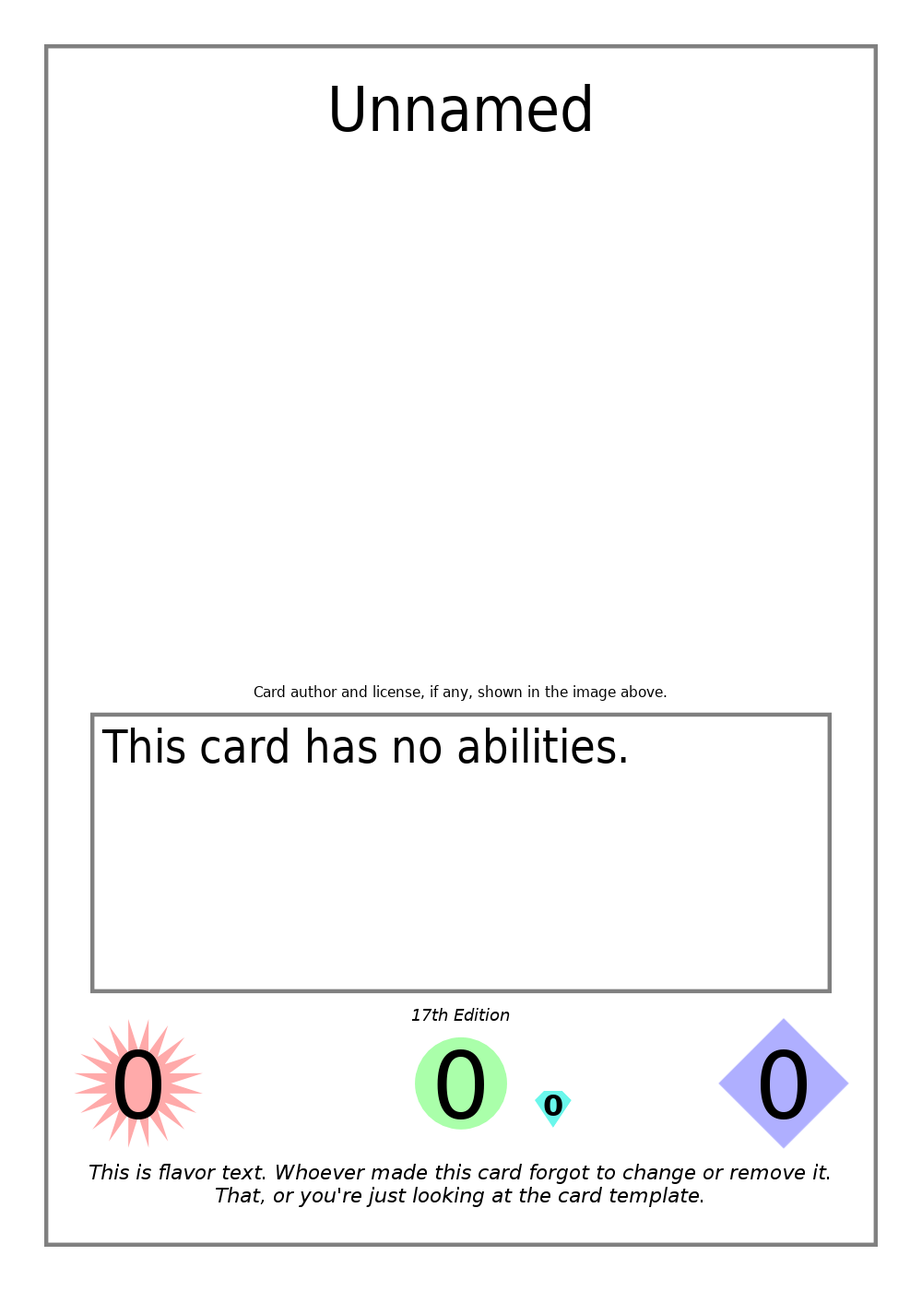
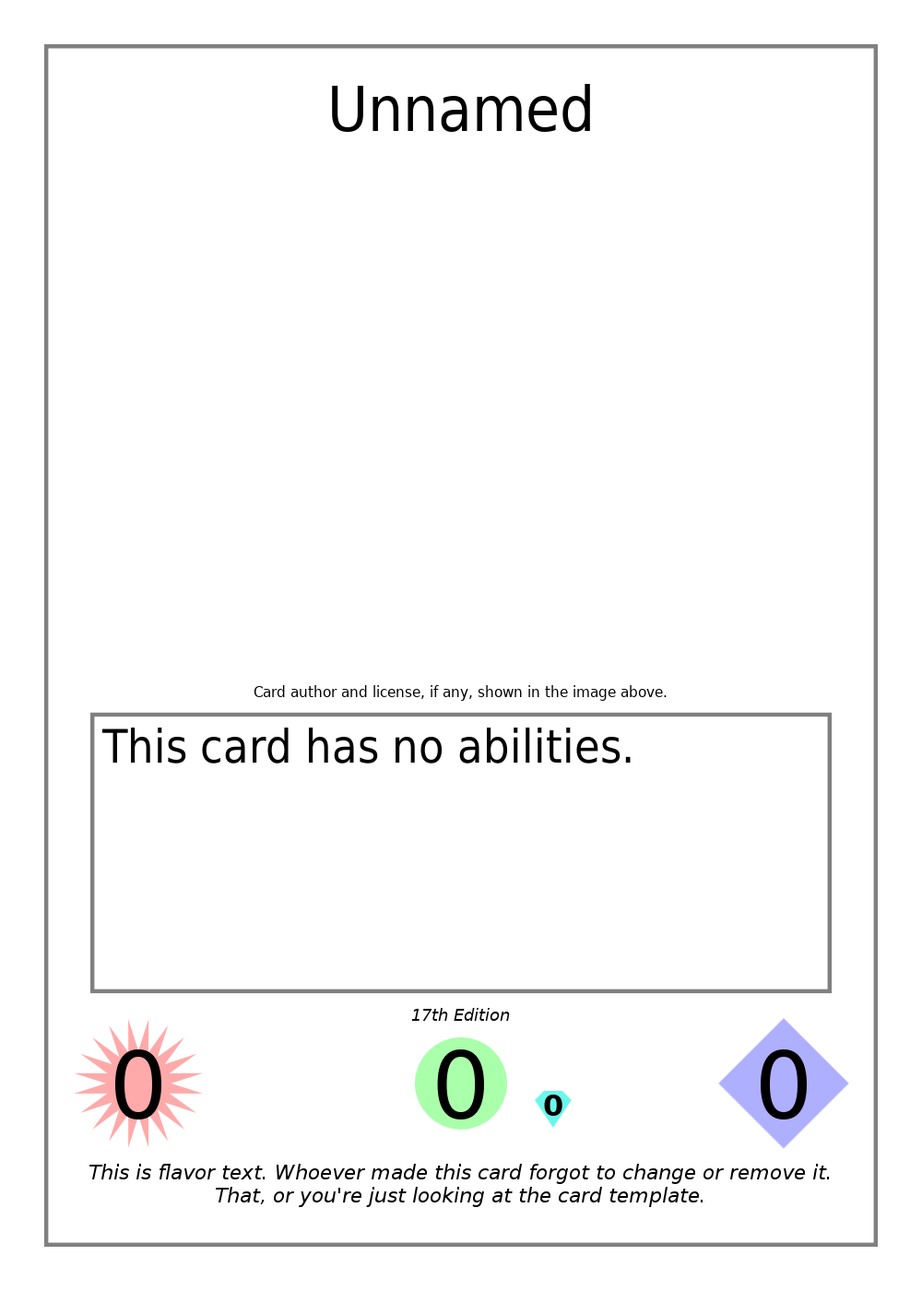
The second 922 × 1291 image is a revision of the first. Changes to its layers:
renamed "Effect Text" to "Ability Text", painted on it over box(101, 727, 631, 764)
